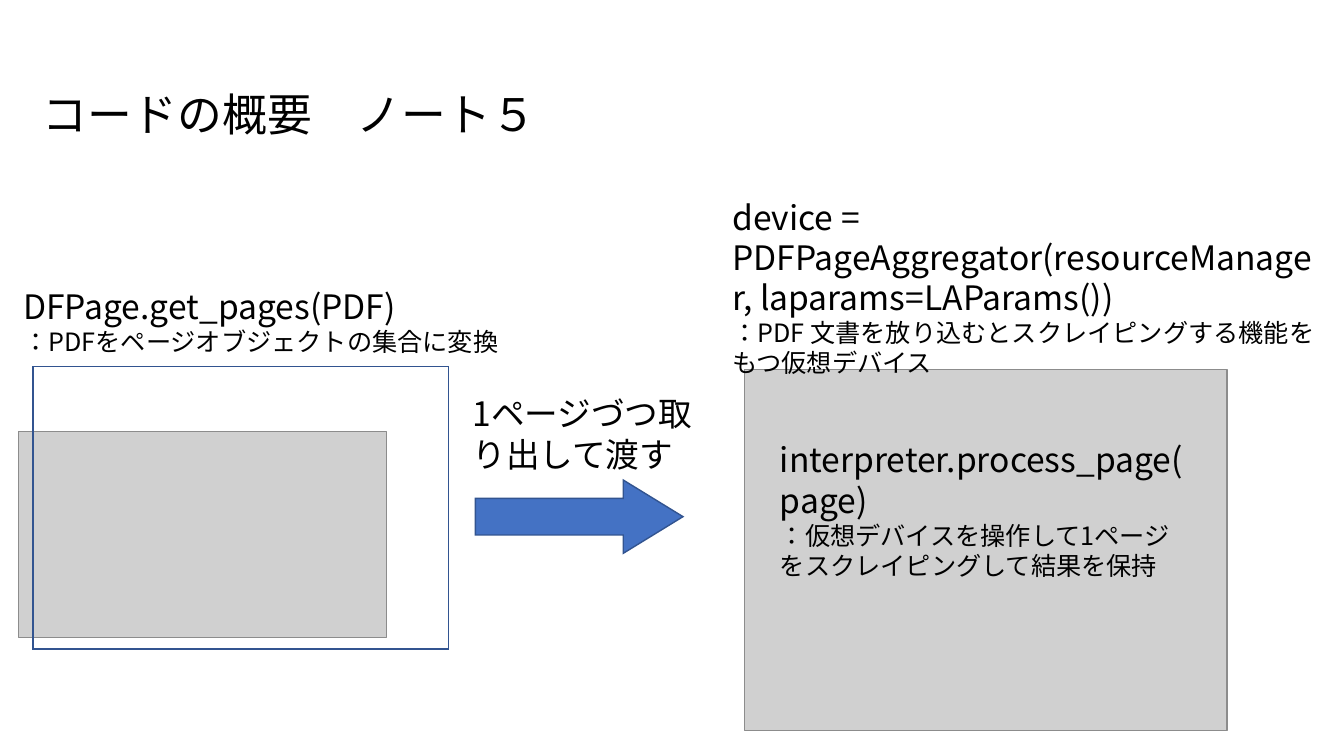
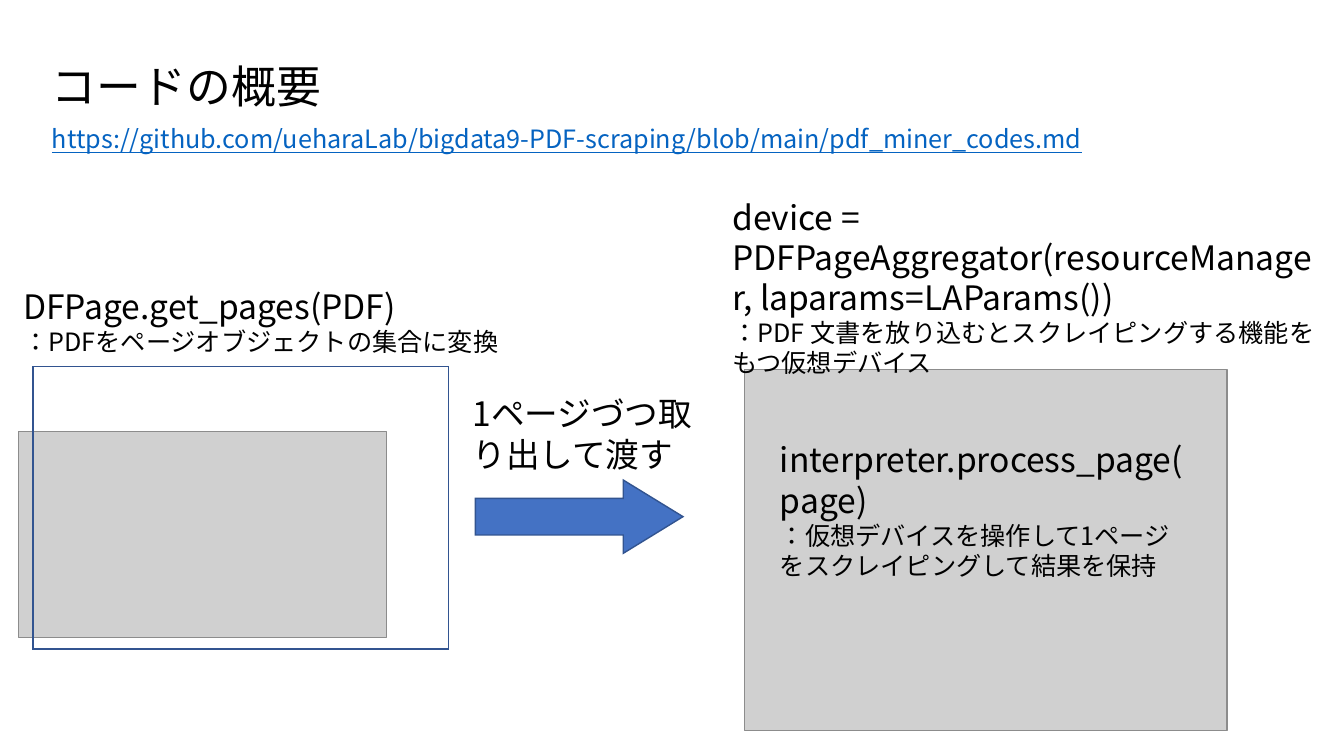
Before and after one commit to ueharaLab/bigdata9-PDF-scraping, a slide deck: slide 15 of bigdata9 PDF_scraping.pptx. Drawn at 1344x756 pixels with LibreOffice and Linux fonts; fonts in the diff are those of the drawing; grey boxes stand for pictures. Boxes give left, top, right and bottom in pixels: in the first picture for what was removed or moved away, otherwise in the second. Text is boxed around its words. In the diff, an @@ line names an element or a change of style, - is before the commit and + after.

```diff
--- a/bigdata9 PDF_scraping.pptx
+++ b/bigdata9 PDF_scraping.pptx
@@ text at <box>52,65,321,107</box>: text changed @@
-コードの概要 ノート５
+コードの概要
@@ text added at <box>52,127,1082,342</box>, 18 pt, text #0563C1, underline @@
+https://github.com/ueharaLab/bigdata9-PDF-scraping/blob/main/pdf_miner_codes.md
```
Also in this commit, not shown: 7 other slides changed, 1 other file.
